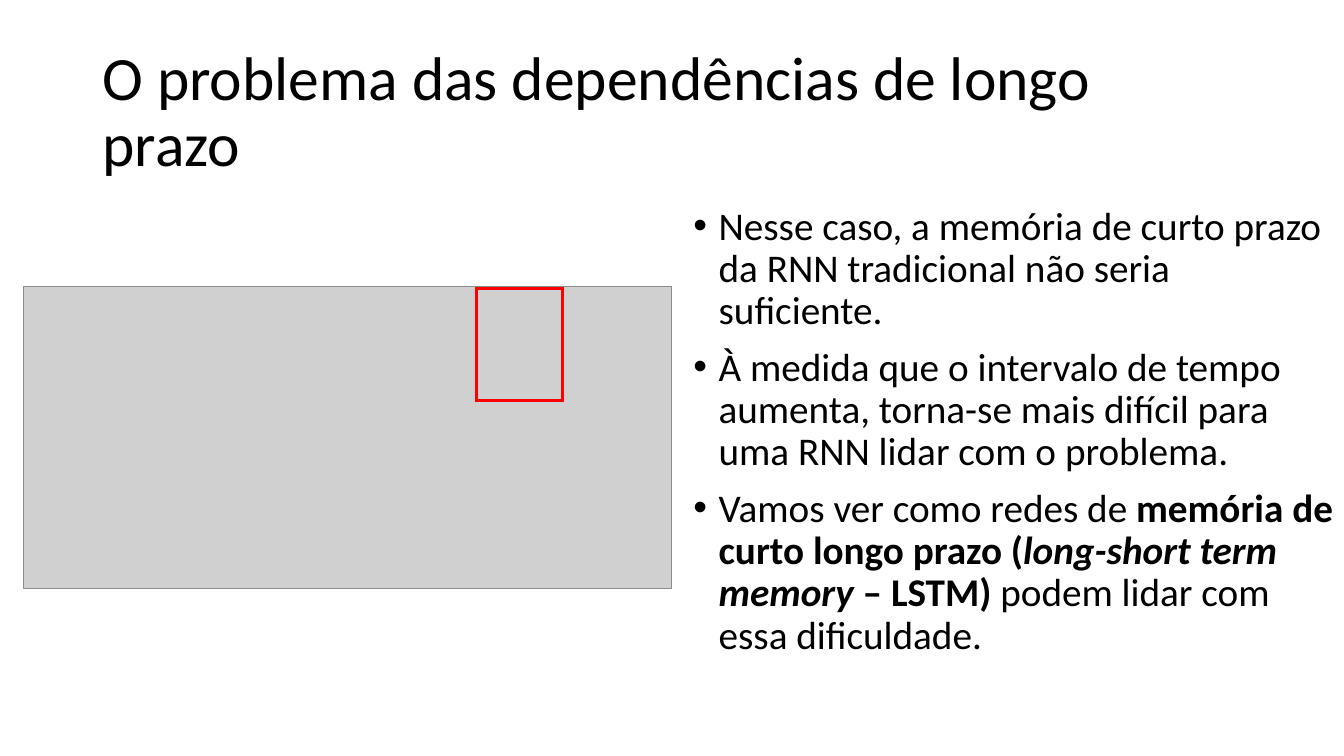
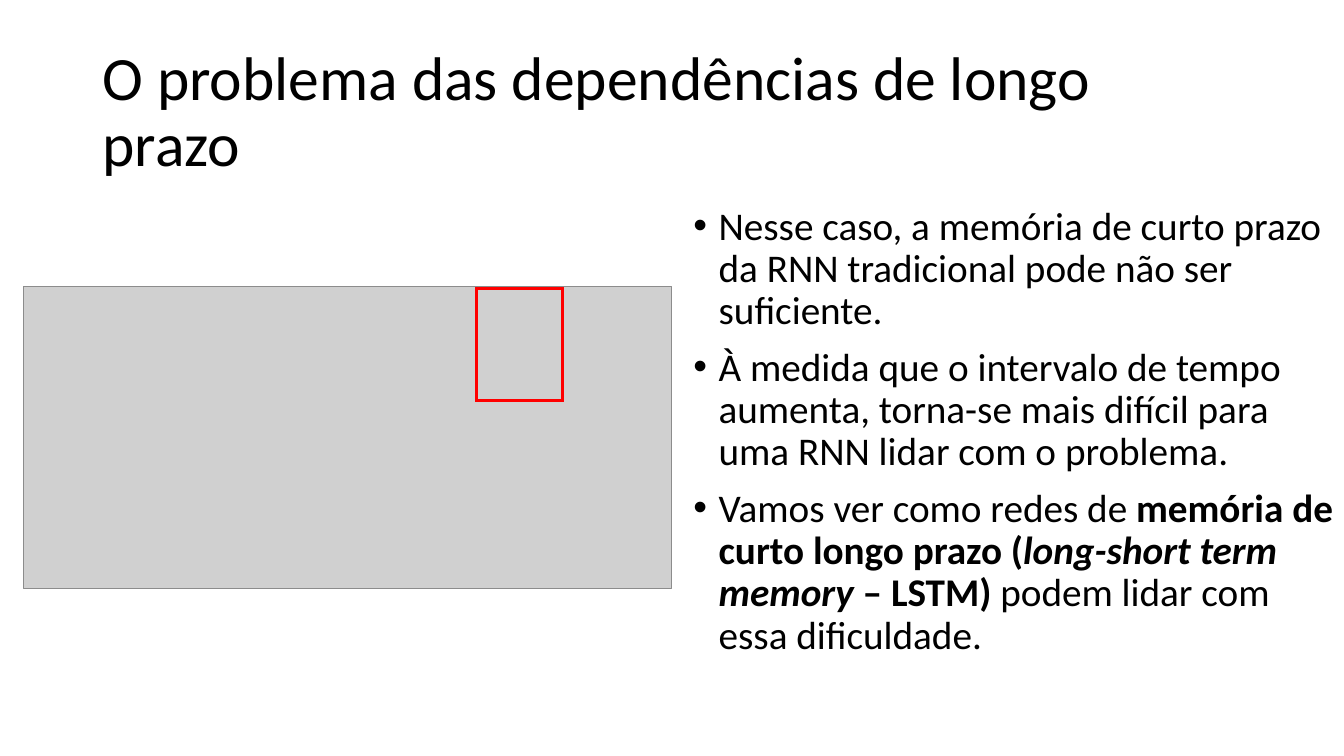
Before and after one commit to zz4fap/c24_inteligencia_artificial, a slide deck: slide 34 of slides/C24_RNN.pptx. Drawn at 1344x756 pixels with LibreOffice and Linux fonts; fonts in the diff are those of the drawing; grey boxes stand for pictures. Boxes give left, top, right and bottom in pixels: in the first picture for what was removed or moved away, otherwise in the second. Text is boxed around its words. In the diff, an @@ line names an element or a change of style, - is before the commit and + after.

```diff
--- a/slides/C24_RNN.pptx
+++ b/slides/C24_RNN.pptx
@@ text at (719, 212, 1321, 325): text changed @@
-• Nesse caso, a memória de curto prazo da RNN tradicional não seria suficiente.
+• Nesse caso, a memória de curto prazo da RNN tradicional pode não ser suficiente.
```
Also in this commit, not shown: 18 other slides changed, 1 other file.
